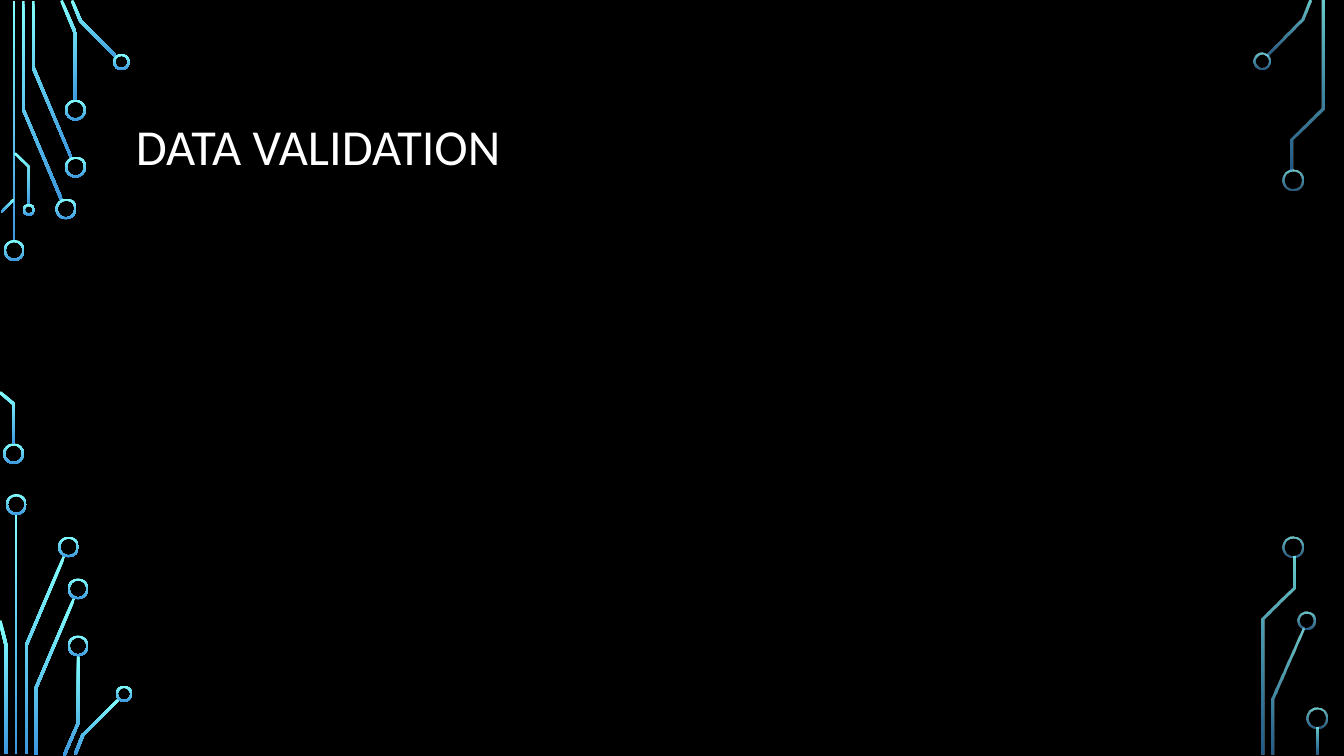
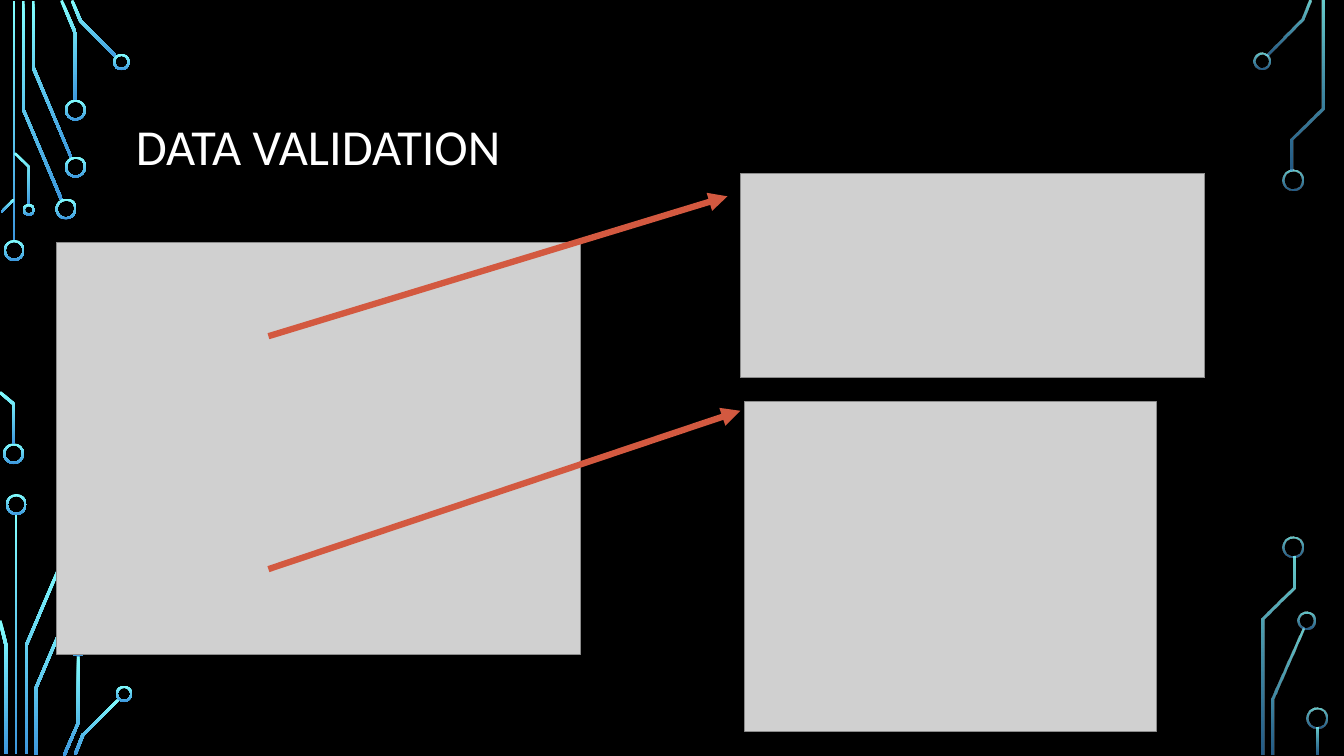
Before and after one commit to deepbluesea20003/project, a slide deck: slide 8 of Presentation.pptx (slide 7 before the commit). Drawn at 1344x756 pixels with LibreOffice and Linux fonts; fonts in the diff are those of the drawing; grey boxes stand for pictures; background and template pictures are left out. Boxes give left, top, right and bottom in pixels: in the first picture for what was removed or moved away, otherwise in the second. Text is boxed around its words. In the diff, an @@ line names an element or a change of style, - is before the commit and + after.

```diff
--- a/Presentation.pptx
+++ b/Presentation.pptx
@@ picture added at [740, 173, 1205, 378] @@
@@ arrow added from (268, 337) to (728, 197), #D35940 4.5 pt @@
@@ picture added at [56, 243, 581, 654] @@
@@ arrow added from (268, 570) to (740, 411), #D35940 4.5 pt @@
@@ picture added at [744, 402, 1156, 732] @@
@@ freeform shape removed at [68, 579, 89, 600] @@
```
Also in this commit, not shown: 3 other slides changed, 3 slides added.
